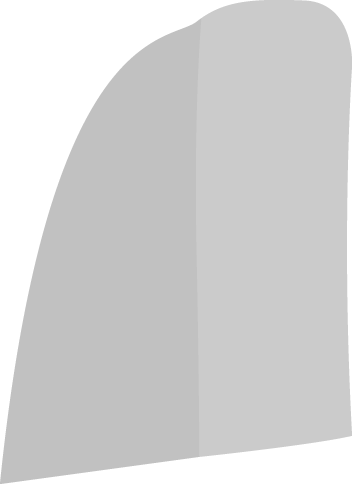
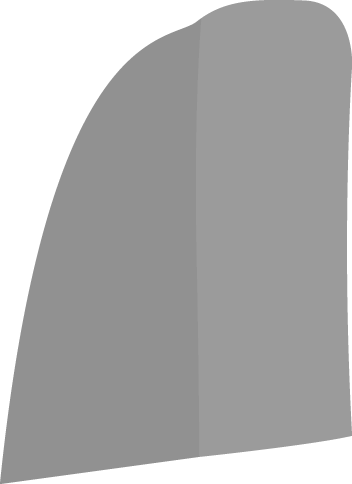
Revision of a layered 352px x 484px image; what changed, layer by layer:
pixels changed over [0, 0, 352, 484] (layer not identified)
